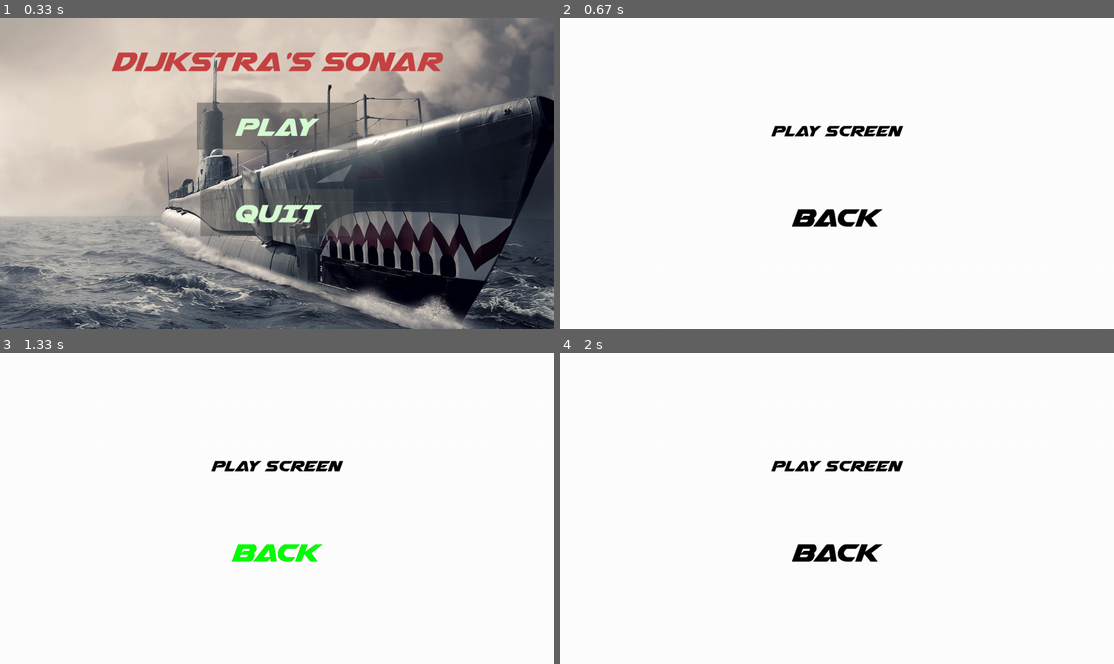
Above: before the commit, frames 1-4 (two rows, left to right).
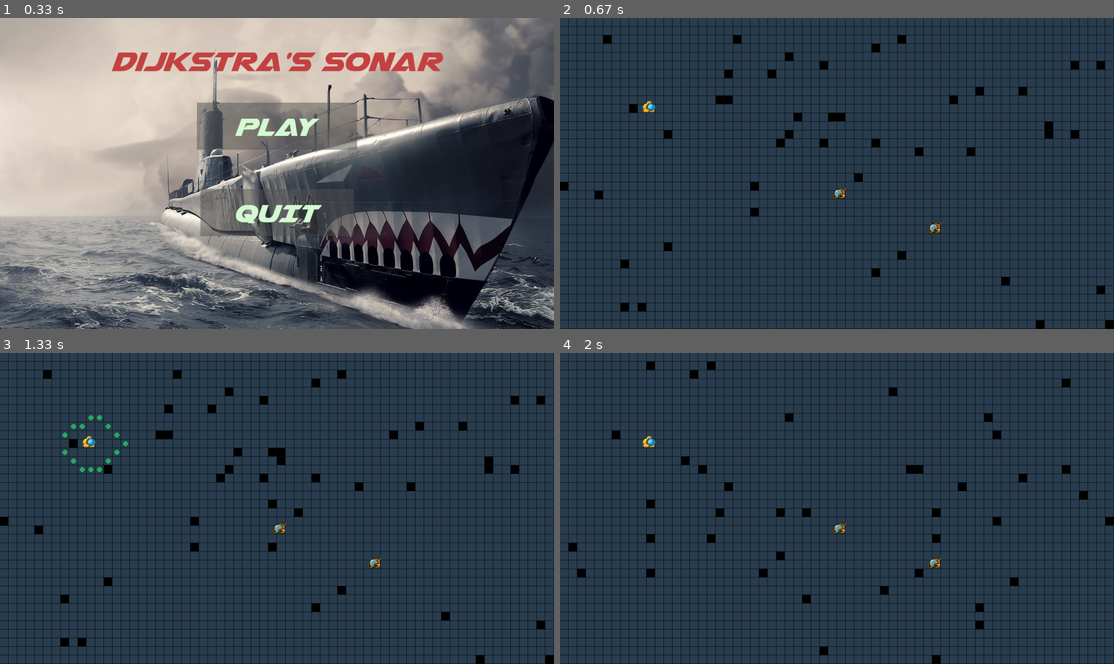
Above: after the commit, the same moments.

Repository: projeto-de-algoritmos/Grafos2_DijkstraSonar
Game: pygame game, started from pygame_menu.py
The game is run twice, just before and just after one commit, with the same random seed, the same clock (stepped at 60 frames per second) and the same inputs.
Inputs (mouse positions are in pixels of both pictures, inside the frame that each line leads up to):
- Up to frame 1 (0.33 s): no input
- Up to frame 2 (0.67 s): press the mouse at (837, 126) at 0.37 s; move the mouse to (748, 185) at 0.47 s; release the mouse at (665, 245) at 0.6 s
- Up to frame 3 (1.33 s): tap Enter at 0.67 s; press the mouse at (277, 461) at 1.03 s; move the mouse to (277, 502) at 1.13 s; release the mouse at (277, 545) at 1.27 s
- Up to frame 4 (2 s): tap Esc at 1.33 s; press the mouse at (837, 461) at 1.7 s; move the mouse to (809, 508) at 1.8 s; release the mouse at (781, 558) at 1.93 s

Frame 1 is identical in both runs. In frame 2, 100% of the frame differs, in the area x 0-100%, y 0-100%; in frame 3, 100%; in frame 4, 100%.

Commit message:
Add first complete version

Diff:
--- a/pygame_menu.py
+++ b/pygame_menu.py
@@ -1,8 +1,13 @@
 import pygame
 from config import PARAMS
+from collections import deque
 import utils
 import sys
 from button import Button
+from tkinter import messagebox, Tk
+
+w = PARAMS["width_screen"] // PARAMS["cols"]
+h = PARAMS["height_screen"] // PARAMS["rows"]
 
 pygame.init()
 pygame.display.set_caption("Dijkstra's Sonar")
@@ -16,28 +21,89 @@
 pygame.mixer.music.play(-1)
 
 def play():
+
+    queue, visited = deque(), []
+    path = []
+
+    grid = utils.create_grid()
+    grid = utils.fill_grid(grid)
+
+    start = grid[10][10]
+    end = grid[PARAMS["cols"] - PARAMS["cols"] // 2][PARAMS["rows"] - PARAMS["cols"] // 4]
+    end_2 = grid[PARAMS["cols"] - PARAMS["cols"] // 3][PARAMS["rows"] - PARAMS["cols"] // 5]
+    start.wall = False
+    end.wall = False
+    end_2.wall = False
+
+    queue.append(start)
+    start.visited = True
+    flag = False
+    noflag = True
+    startflag = False
+
     while True:
-        OPTIONS_MOUSE_POS = pygame.mouse.get_pos()
-
-        SCREEN.fill("white")
-
-        OPTIONS_TEXT = utils.get_font(45).render("PLAY SCREEN", True, "Black")
-        OPTIONS_RECT = OPTIONS_TEXT.get_rect(center=(640, 260))
-        SCREEN.blit(OPTIONS_TEXT, OPTIONS_RECT)
-
-        OPTIONS_BACK = Button(image=None, pos=(640, 460),
-                              text_input="BACK", font=utils.get_font(75), base_color="Black", hovering_color="Green")
-
-        OPTIONS_BACK.change_color(OPTIONS_MOUSE_POS)
-        OPTIONS_BACK.update(SCREEN)
-
         for event in pygame.event.get():
             if event.type == pygame.QUIT:
                 pygame.quit()
                 sys.exit()
-            if event.type == pygame.MOUSEBUTTONDOWN:
-                if OPTIONS_BACK.check_for_input(OPTIONS_MOUSE_POS):
+            elif event.type == pygame.MOUSEBUTTONDOWN:
+                if event.button in (1, 3):
+                    utils.create_wall(pygame.mouse.get_pos(), event.button == 1, grid, w, h)
+            elif event.type == pygame.MOUSEMOTION:
+                if event.buttons[0] or event.buttons[2]:
+                    utils.create_wall(pygame.mouse.get_pos(), event.buttons[0], grid, w, h)
+            if event.type == pygame.KEYDOWN:
+                if event.key == pygame.K_RETURN:
+                    startflag = True
+            if event.type == pygame.KEYDOWN:
+                if event.key == pygame.K_ESCAPE:
                     main_menu()
+        if startflag:
+            if len(queue) > 0:
+                current = queue.popleft()
+                if current == end or current == end_2:
+                    temp = current
+                    while temp.prev:
+                        path.append(temp.prev)
+                        temp = temp.prev
+                    if not flag:
+                        flag = True
+                        print("Done")
+                    elif flag:
+                        continue
+                if not flag:
+                    for i in current.neighbors:
+                        if not i.visited and not i.wall:
+                            i.visited = True
+                            i.prev = current
+                            queue.append(i)
+            else:
+                if noflag and not flag:
+                    Tk().wm_withdraw()
+                    messagebox.showinfo("Inimigos não encontrados", "Pressione ESC e tente outro mapa")
+                    noflag = False
+                else:
+                    continue
+
+        SCREEN.fill((0, 20, 20))
+        for i in range(PARAMS["cols"]):
+            for j in range(PARAMS["rows"]):
+                spot = grid[i][j]
+                spot.show(SCREEN, (44, 62, 80))
+                if spot in path:
+                    spot.show(SCREEN, (46, 204, 113))
+                    spot.show(SCREEN, (192, 57, 43), 0)
+                elif spot.visited:
+                    spot.show(SCREEN, (44, 62, 80))
+                if spot in queue and not flag:
+                    spot.show(SCREEN, (44, 62, 80))
+                    spot.show(SCREEN, (39, 174, 96), 0)
+                if spot == start:
+                    spot.show(SCREEN, (0, 255, 200), shape=2)
+                if spot == end or spot == end_2:
+                    spot.show(SCREEN, (255, 0, 0), shape=3)
+
+        pygame.display.flip()
 
         pygame.display.update()
 
--- a/sonar.py
+++ b/sonar.py
@@ -1,4 +1,5 @@
 import pygame
+import random
 from config import PARAMS
 
 
@@ -8,7 +9,6 @@
 
 class Sonar:
     def __init__(self, i, j):
-        self.IMAGE = pygame.image.load('assets/submarine_2.png').convert_alpha()
         self.x = i
         self.y = j
         self.f, self.g, self.h = 0, 0, 0
@@ -16,16 +16,25 @@
         self.prev = None
         self.wall = False
         self.visited = False
-        if (i + j) % 7 == 0:
+        if random.randint(0, 100) < 2:
             self.wall = True
 
     def show(self, win, col, shape=1):
         if self.wall:
             col = (0, 0, 0)
-        elif shape == 1:
-            rect = self.IMAGE.get_rect()
-            rect.center = (self.x * w, self.y * h)
-            win.blit(self.IMAGE, rect)
+        if shape == 1:
+            pygame.draw.rect(win, col, (self.x * w, self.y * h, w - 1, h - 1))
+        # Add submarine
+        elif shape == 2:
+            submarine_image = pygame.image.load('assets/submarine_1.png').convert_alpha()
+            rect = submarine_image.get_rect()
+            rect.center = (self.x * w + w // 4, self.y * h + h // 4)
+            win.blit(submarine_image, rect)
+        elif shape == 3:
+            submarine_image = pygame.image.load('assets/submarine_3.png').convert_alpha()
+            rect = submarine_image.get_rect()
+            rect.center = (self.x * w + w // 4, self.y * h + h // 4)
+            win.blit(submarine_image, rect)
         else:
             pygame.draw.circle(win, col, (self.x * w + w // 2, self.y * h + h // 2), w // 3)
 
Binary file added: assets/submarine_1.png
Binary file removed: assets/submarine_2.png
Binary file added: assets/submarine_3.png
